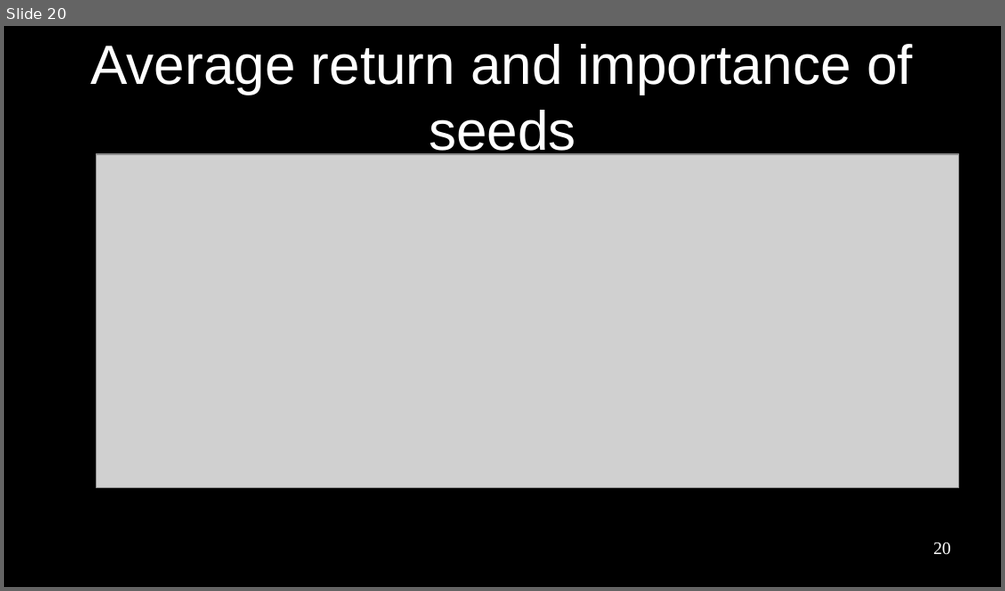
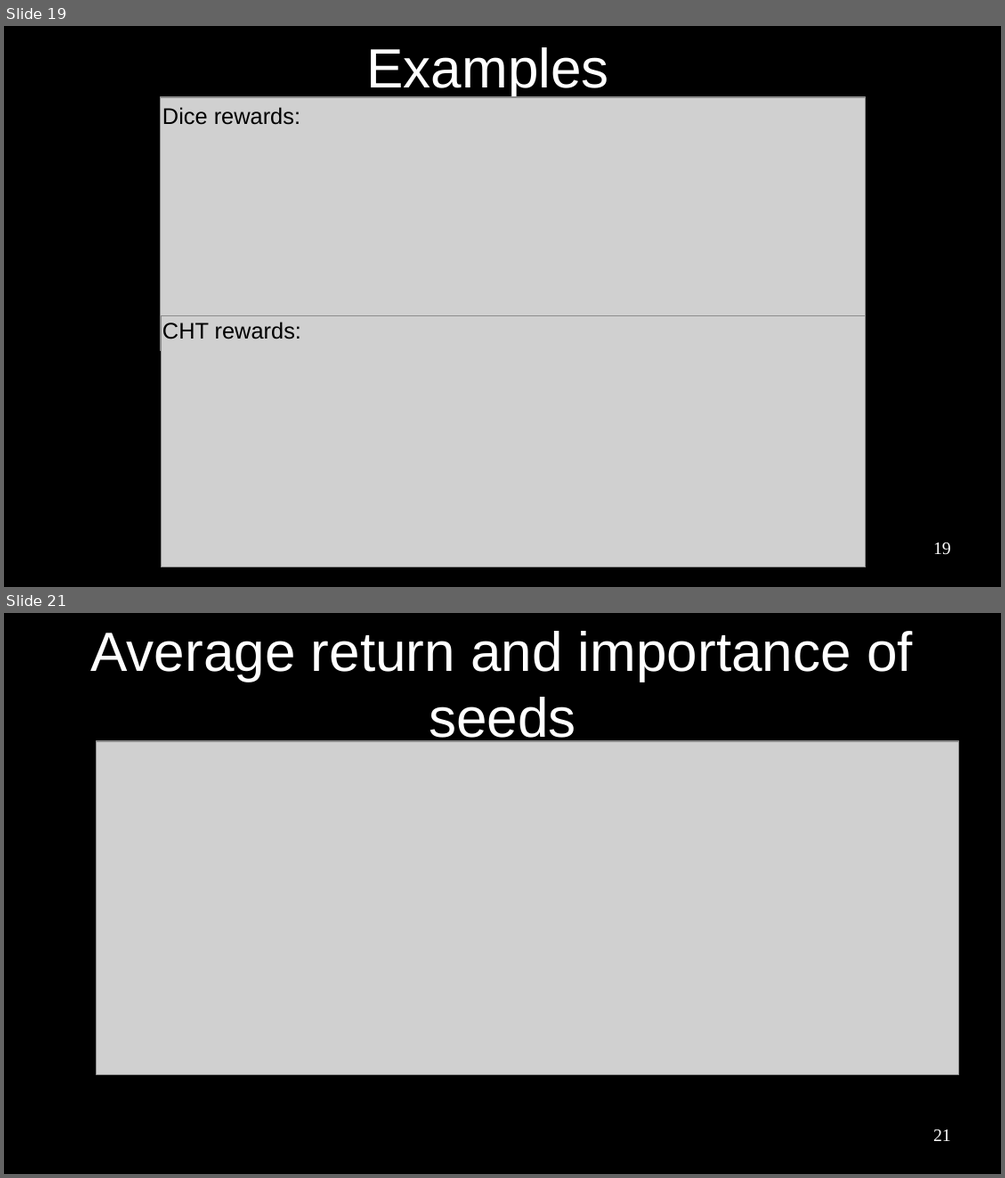
Before and after one commit to paulhfu/sideProject, a slide deck: thesis/presentation/pres.odp. Shown one above the other, each under a label of ours: slide 20 before the commit, slides 19 and 21 after it; the slides between them are not shown. The pictures are 1005x591 and 1005x1178 pixels, drawn with LibreOffice and Linux fonts; fonts in the diff are those of the drawing; grey boxes stand for pictures. Boxes give left, top, right and bottom in pixels: in the first picture for what was removed or moved away, otherwise in the second. Text is boxed around its words. In the diff, an @@ line names an element or a change of style, - is before the commit and + after.

```diff
--- a/thesis/presentation/pres.odp
+++ b/thesis/presentation/pres.odp
@@ slide 19 added at [4, 26, 1001, 587], background #000000 @@
@@ title added at [367, 47, 609, 97], 44 pt, text #FFFFFF @@
+Examples
@@ picture added at [161, 97, 866, 351] @@
@@ text added at [162, 107, 300, 125], 18 pt, text #000000 @@
+Dice rewards:
@@ picture added at [162, 316, 866, 568] @@
@@ text added at [162, 321, 301, 339], 18 pt, text #000000 @@
+CHT rewards:
@@ page number added at [933, 542, 951, 555], 14 pt, text #FFFFFF @@
+19
@@ what was slide 20 is now slide 21 @@
@@ page number at [933, 1129, 951, 1141]: text changed @@
-20
+21
```
Also in this commit, not shown: 11 slides changed, 3 other slides added, 2 slides removed, 1 other file.
